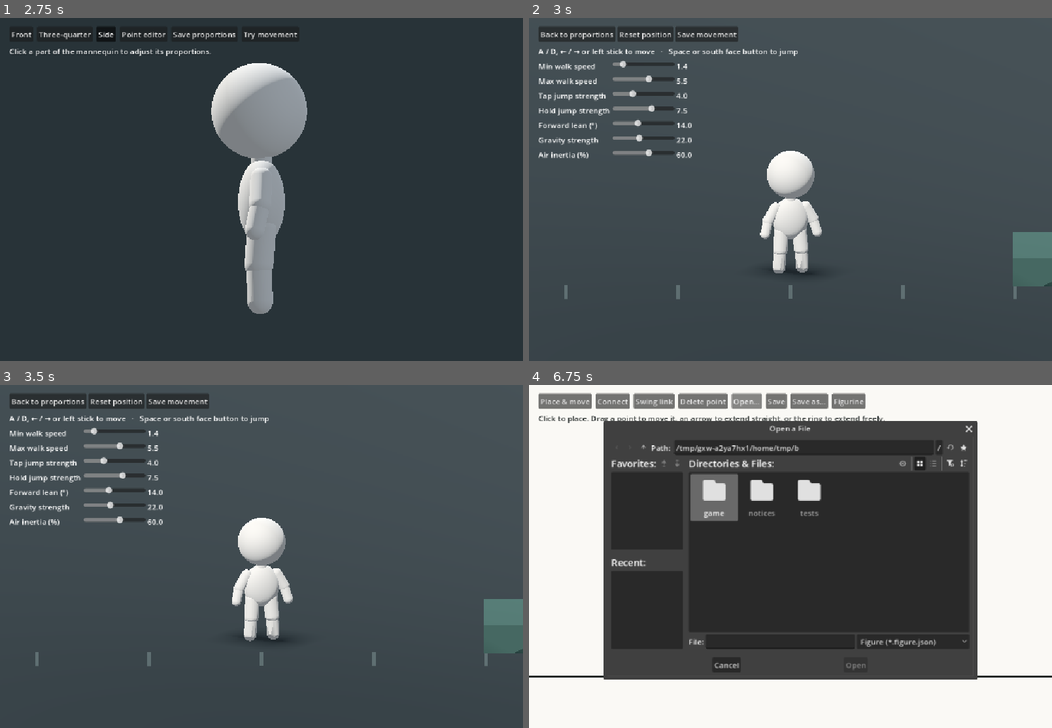
Above: before the commit, frames 1-4 (two rows, left to right).
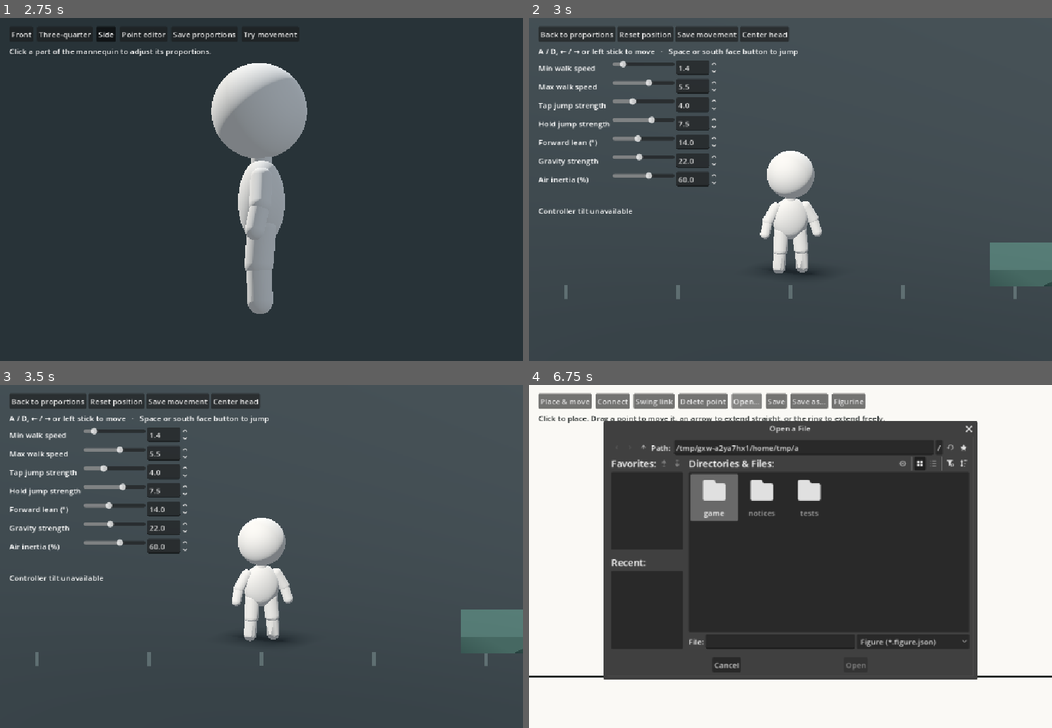
Above: after the commit, the same moments.

Repository: mdlvr1w/creation-game
Game: Godot game, scene res://game/mannequin_view.tscn
Same seed, same stepped clock (60 frames per second), same inputs: the game is played once before the commit and once after it.
Inputs (mouse positions are in pixels of both pictures, inside the frame that each line leads up to):
- Up to frame 1 (2.75 s): click "Front" at 0.5 s; click "Three-quarter" at 1.25 s; click "Side" at 2 s
- Up to frame 2 (3 s): click "Try movement" at 2.75 s
- Up to frame 3 (3.5 s): no input
- Up to frame 4 (6.75 s): click (764, 402) at 3.5 s, where only the run after the commit has a clickable "Center head"; click "Back to proportions" at 4.25 s; click "Point editor" at 5 s; click "Place & move" at 5.75 s; click "Open…" at 6.5 s

Frame 1 is identical in both runs. In frame 2, 5.7% of the frame differs, in the area x 1-100%, y 2-78%; in frame 3, 5.7%; in frame 4, less than 0.1%.

Commit message:
Add DualSense head tilt, precise tuning, and jump steps

Diff:
--- /dev/null
+++ b/game/controller_head_look.gd
@@ -0,0 +1,56 @@
+extends Node
+## Maps controller tilt relative to the player's neutral grip onto a head pose.
+
+var device := -1
+var reference := Vector3.ZERO
+var recenter_pending := true
+
+
+func _ready() -> void:
+	Input.joy_connection_changed.connect(on_connection_changed)
+	choose_device()
+
+
+func _exit_tree() -> void:
+	if device >= 0 and Input.get_connected_joypads().has(device):
+		Input.set_joy_motion_sensors_enabled(device, false)
+
+
+func on_connection_changed(changed_device: int, connected: bool) -> void:
+	if changed_device == device and not connected:
+		device = -1
+	if device < 0:
+		choose_device()
+
+
+func choose_device() -> void:
+	for candidate in Input.get_connected_joypads():
+		if Input.has_joy_motion_sensors(candidate):
+			Input.set_joy_motion_sensors_enabled(candidate, true)
+			device = candidate
+			recenter()
+			return
+
+
+func recenter() -> void:
+	recenter_pending = true
+
+
+func sample() -> Vector3:
+	if device < 0:
+		return Vector3.ZERO
+	var gravity := Input.get_joy_gravity(device)
+	if gravity.length_squared() < 1.0:
+		return Vector3.ZERO
+	if recenter_pending:
+		reference = gravity.normalized()
+		recenter_pending = false
+	return tilt_pose(reference, gravity.normalized())
+
+
+static func tilt_pose(neutral: Vector3, gravity: Vector3) -> Vector3:
+	var side := clampf((gravity.x - neutral.x) * 1.3, -1.0, 1.0)
+	var neutral_pitch := atan2(neutral.z, -neutral.y)
+	var current_pitch := atan2(gravity.z, -gravity.y)
+	var pitch := clampf(angle_difference(neutral_pitch, current_pitch), -0.65, 0.65)
+	return Vector3(-pitch * 0.65, side * 0.65, -side * 0.22)
--- a/game/figurine_motion.gd
+++ b/game/figurine_motion.gd
@@ -8,6 +8,8 @@
 var air_pose := 0.0
 var facing := 1.0
 var lean := 0.0
+var head_look_target := Vector3.ZERO
+var head_look := Vector3.ZERO
 var lean_axes: Array[Vector3] = []
 const UPPER_BODY := [&"Torso", &"Neck", &"Head"]
 
@@ -42,6 +44,12 @@
 	for part in UPPER_BODY:
 		model.get_node(NodePath(String(part))).transform = body_lean * rest[part]
 
+	head_look = head_look.lerp(head_look_target, 1.0 - exp(-delta * 12.0))
+	var head_rest := rest[&"Head"]
+	var pivot := head_rest.origin - Vector3.UP * head_rest.basis.y.length() * 0.5
+	var turn_head := Basis.from_euler(head_look)
+	model.get_node("Head").transform = body_lean * Transform3D(turn_head, pivot - turn_head * pivot) * head_rest
+
 	var swing := sin(phase) * stride
 	for side in ["Left", "Right"]:
 		var cycle := swing if side == "Left" else -swing
--- a/game/movement_preview.gd
+++ b/game/movement_preview.gd
@@ -1,6 +1,7 @@
 extends Node3D
 
 const Mannequin := preload("res://game/mannequin.gd")
+const HeadLook := preload("res://game/controller_head_look.gd")
 const Controller := preload("res://game/mannequin_controller.gd")
 const Settings := preload("res://game/movement_settings.gd")
 const TUNING_LABELS := {
@@ -23,18 +24,24 @@
 var proportions := ""
 var jump_pressed := false
 var tuning_sliders: Dictionary[StringName, HSlider] = {}
-var tuning_numbers: Dictionary[StringName, Label] = {}
+var tuning_fields: Dictionary[StringName, SpinBox] = {}
+var head_look := HeadLook.new()
+var motion_status := Label.new()
 var tuning_status := Label.new()
 
 
 func _ready() -> void:
 	add_child(Stage.new())
 	add_platform(Vector3(0, -0.5, 0), Vector3(180, 1, 16), Color("#404b51"), false)
-	add_platform(Vector3(6, 0.32, 0), Vector3(2.1, 0.64, 2.6), Color("#587e79"), true)
+	for index in 4:
+		var height: float = [0.38, 0.82, 1.40, 2.15][index]
+		var color := Color("#587e79").lightened(index * 0.045)
+		add_platform(Vector3(5.4 + index * 2.05, height * 0.5, 0), Vector3(1.9, height, 2.6), color, true)
 	for index in range(-19, 20):
 		add_floor_marker(index * 2.5)
 
 	add_child(player)
+	add_child(head_look)
 	player.reset()
 	if FileAccess.file_exists(Settings.LOCAL_FILE) and not player.settings.load_from():
 		tuning_status.text = "Could not load saved movement settings."
@@ -60,17 +67,23 @@
 func _input(event: InputEvent) -> void:
 	if not event.is_pressed() or event.is_echo():
 		return
-	if event is InputEventKey and event.physical_keycode == KEY_SPACE:
+	if event is InputEventKey and event.physical_keycode == KEY_SPACE and not typing_number():
 		jump_pressed = true
 	elif event is InputEventJoypadButton and event.button_index == JOY_BUTTON_A:
 		jump_pressed = true
 
 
+func _unhandled_input(event: InputEvent) -> void:
+	if event is InputEventMouseButton and event.pressed and typing_number():
+		get_viewport().gui_get_focus_owner().release_focus()
+
+
 func _physics_process(delta: float) -> void:
-	var left := Input.is_physical_key_pressed(KEY_A) or Input.is_physical_key_pressed(KEY_LEFT)
-	var right := Input.is_physical_key_pressed(KEY_D) or Input.is_physical_key_pressed(KEY_RIGHT)
+	var use_keyboard := not typing_number()
+	var left := use_keyboard and (Input.is_physical_key_pressed(KEY_A) or Input.is_physical_key_pressed(KEY_LEFT))
+	var right := use_keyboard and (Input.is_physical_key_pressed(KEY_D) or Input.is_physical_key_pressed(KEY_RIGHT))
 	var direction := float(right) - float(left)
-	var jump_held := Input.is_physical_key_pressed(KEY_SPACE)
+	var jump_held := use_keyboard and Input.is_physical_key_pressed(KEY_SPACE)
 	var analog := 0.0
 	for device in Input.get_connected_joypads():
 		var stick := Controller.stick_intent(Input.get_joy_axis(device, JOY_AXIS_LEFT_X))
@@ -79,14 +92,25 @@
 		jump_held = jump_held or Input.is_joy_button_pressed(device, JOY_BUTTON_A)
 	if not left and not right:
 		direction = analog
+	player.motion.head_look_target = head_look.sample()
 	player.step(delta, direction, jump_held, jump_pressed)
 	jump_pressed = false
 	if absf(player.position.x) > 82.0 or player.position.y < -6.0:
 		player.reset()
 
 
+func typing_number() -> bool:
+	return get_viewport().gui_get_focus_owner() is LineEdit
+
+
 func _process(delta: float) -> void:
 	update_camera(1.0 - exp(-delta * 7.0))
+	if head_look.device < 0:
+		motion_status.text = "Controller tilt unavailable"
+	elif head_look.recenter_pending:
+		motion_status.text = "Hold the controller comfortably to center the head"
+	else:
+		motion_status.text = "Tilt the controller to look around"
 
 
 func update_camera(weight: float) -> void:
@@ -140,12 +164,14 @@
 	add_button(buttons, "Back to proportions", Callable(self, "return_to_viewer"))
 	add_button(buttons, "Reset position", player.reset)
 	add_button(buttons, "Save movement", save_movement)
+	add_button(buttons, "Center head", head_look.recenter)
 	var hint := Label.new()
 	hint.text = "A / D, ← / → or left stick to move   ·   Space or south face button to jump"
 	panel.add_child(hint)
 	for key: StringName in TUNING_LABELS:
 		add_adjustment(panel, key)
 	panel.add_child(tuning_status)
+	panel.add_child(motion_status)
 
 
 func add_button(row: HBoxContainer, caption: String, action: Callable) -> void:
@@ -178,11 +204,19 @@
 	slider.value = player.settings.values[key]
 	row.add_child(slider)
 	tuning_sliders[key] = slider
-	var value_label := Label.new()
-	value_label.text = "%.1f" % slider.value
-	row.add_child(value_label)
-	tuning_numbers[key] = value_label
+	var field := SpinBox.new()
+	field.custom_minimum_size.x = 78
+	field.min_value = slider.min_value
+	field.max_value = slider.max_value
+	field.step = slider.step
+	field.value = slider.value
+	field.get_line_edit().text_submitted.connect(func(_value: String):
+		field.get_line_edit().release_focus()
+	)
+	row.add_child(field)
+	tuning_fields[key] = field
 	slider.value_changed.connect(adjust_movement.bind(key))
+	field.value_changed.connect(adjust_movement.bind(key))
 
 
 func adjust_movement(value: float, key: StringName) -> void:
@@ -190,7 +224,7 @@
 	for setting: StringName in tuning_sliders:
 		var current: float = player.settings.values[setting]
 		tuning_sliders[setting].set_value_no_signal(current)
-		tuning_numbers[setting].text = "%.1f" % current
+		tuning_fields[setting].set_value_no_signal(current)
 	tuning_status.text = "Unsaved movement settings"
 
 
--- a/tests/movement_test.gd
+++ b/tests/movement_test.gd
@@ -1,6 +1,7 @@
 extends SceneTree
 
 const Preview := preload("res://game/movement_preview.tscn")
+const HeadLook := preload("res://game/controller_head_look.gd")
 const Settings := preload("res://game/movement_settings.gd")
 const Controller := preload("res://game/mannequin_controller.gd")
 const Viewer := preload("res://game/mannequin_view.tscn")
@@ -80,6 +81,14 @@
 	preview.tuning_sliders[&"max_jump"].value = 3.0
 	check(is_equal_approx(preview.tuning_sliders[&"min_jump"].value, 3.0),
 		"jump sliders keep the minimum and maximum ordered")
+	preview.tuning_fields[&"gravity"].value = 19.7
+	check(is_equal_approx(preview.tuning_sliders[&"gravity"].value, 19.7)
+		and is_equal_approx(player.settings.values.gravity, 19.7), "numeric input updates the slider and controller")
+	var neutral := Vector3(0, -1, 0)
+	check(HeadLook.tilt_pose(neutral, neutral).is_zero_approx(), "neutral grip centers the head")
+	var tilt := HeadLook.tilt_pose(neutral, Vector3(0.4, -0.9, 0.2).normalized())
+	check(tilt.x < 0.0 and tilt.y > 0.0 and tilt.z < 0.0, "controller tilt produces a head rotation")
+
 	await check_air_tuning(preview)
 
 	var settings_file := "user://movement-test-%s.json" % OS.get_process_id()
Not shown, added: game/controller_head_look.gd.uid
Not shown, changed: notices/GODOT-COPYRIGHT.txt
Not shown, changed: DESIGN-JOURNAL.md
Not shown, changed: scripts/build.sh
